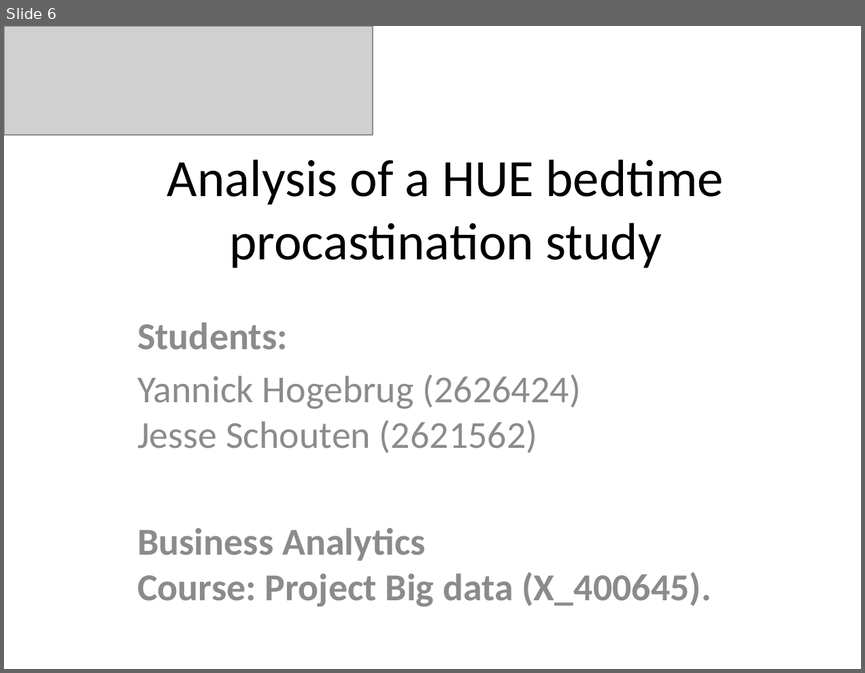
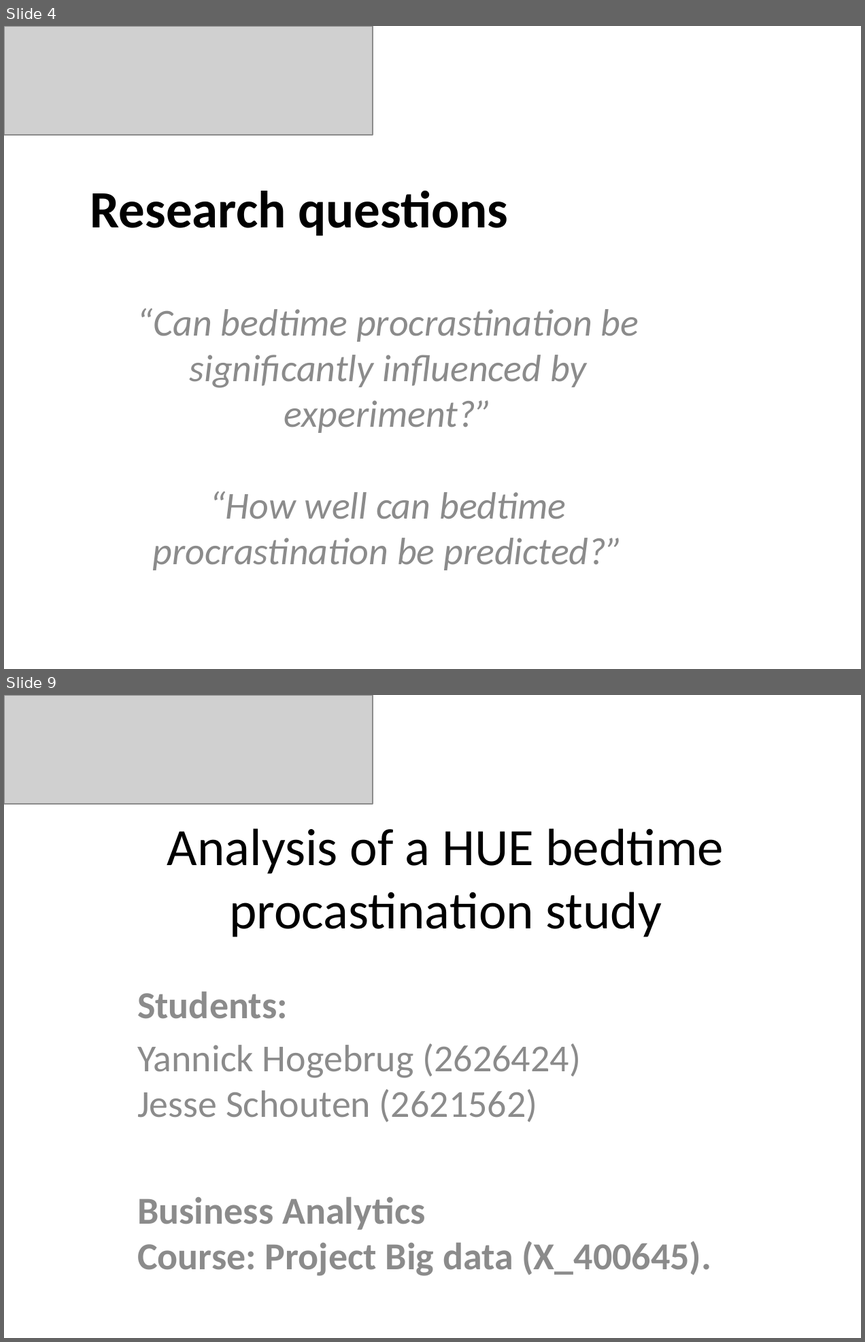
Before and after one commit to JesseSchouten/Project_Big_Data, a slide deck: Report/Presentation.pptx. Shown one above the other, each under a label of ours: slide 6 before the commit, slides 4 and 9 after it; the slides between them are not shown. The pictures are 865x673 and 865x1342 pixels, drawn with LibreOffice and Linux fonts; fonts in the diff are those of the drawing; grey boxes stand for pictures. Boxes give left, top, right and bottom in pixels: in the first picture for what was removed or moved away, otherwise in the second. Text is boxed around its words. In the diff, an @@ line names an element or a change of style, - is before the commit and + after.

```diff
--- a/Report/Presentation.pptx
+++ b/Report/Presentation.pptx
@@ slide 4 added at bbox=[4, 26, 861, 669], background #FFFFFF @@
@@ picture added at bbox=[4, 26, 373, 135] @@
@@ title added at bbox=[90, 191, 508, 235], 44 pt, text #000000, bold @@
+Research questions
@@ subtitle added at bbox=[137, 308, 639, 570], 32 pt, text #8C8C8C, italic @@
+“Can bedtime procrastination be significantly influenced by experiment?”
+“How well can bedtime procrastination be predicted?”
@@ what was slide 6 is now slide 9 @@
```
Also in this commit, not shown: 4 slides changed, 3 other slides added, 1 slide removed, 3 other files.
